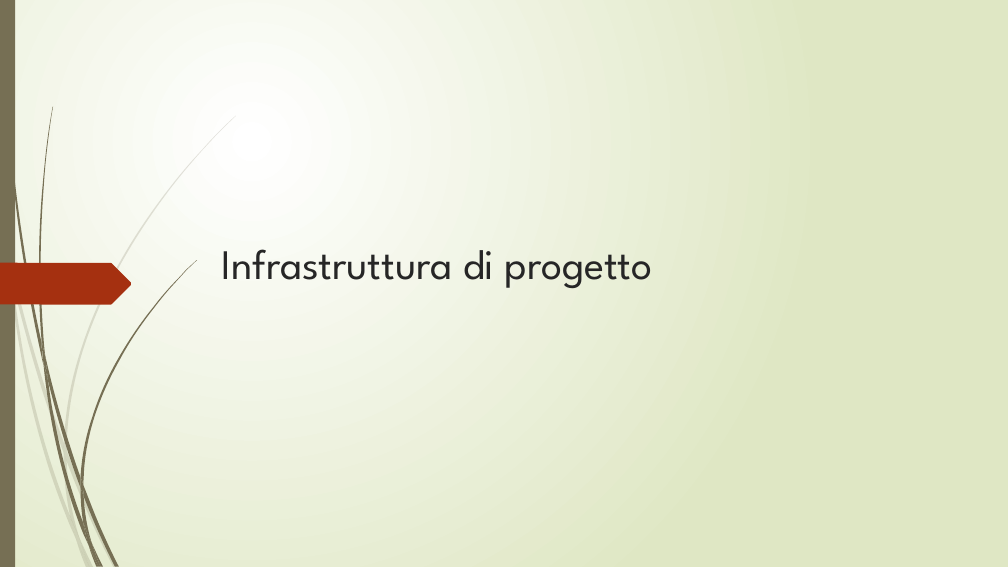
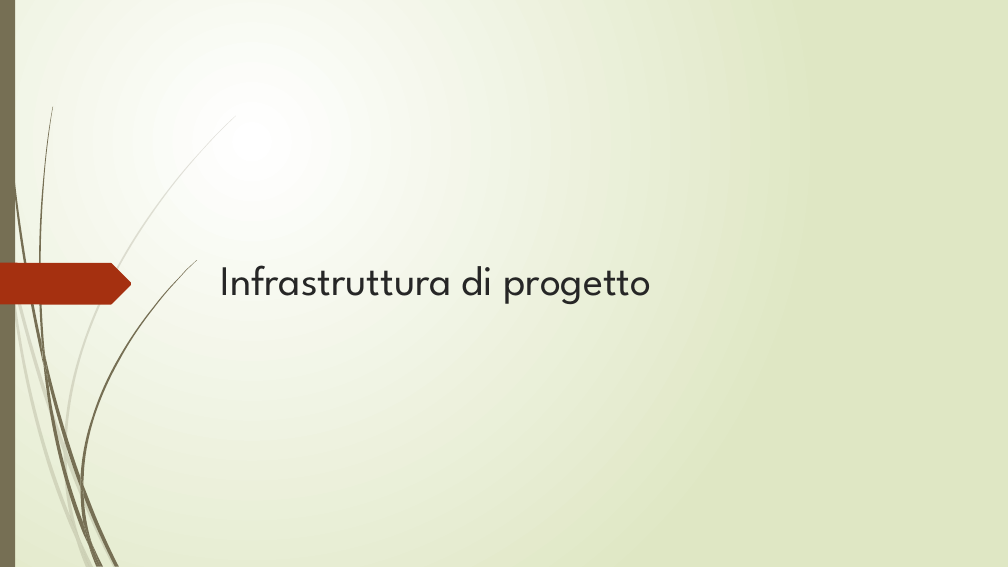
Before and after one commit to lpleo/Ingegneria_Software_2014, a slide deck: slide 44 of Slide/slide_FINALI.pptx. Drawn at 1008x567 pixels with LibreOffice and Linux fonts; fonts in the diff are those of the drawing. Boxes give left, top, right and bottom in pixels: in the first picture for what was removed or moved away, otherwise in the second. Text is boxed around its words. In the diff, an @@ line names an element or a change of style, - is before the commit and + after.

```diff
--- a/Slide/slide_FINALI.pptx
+++ b/Slide/slide_FINALI.pptx
@@ title "Infrastruttura di progetto": place and size @@
-title "Infrastruttura di progetto" at [222,249,653,288]
+title "Infrastruttura di progetto" at [220,265,652,304]
```
Also in this commit, not shown: 6 other slides changed.
